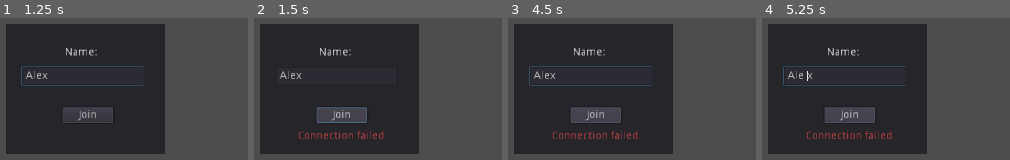
Above: before the commit, frames 1-4 (left to right).
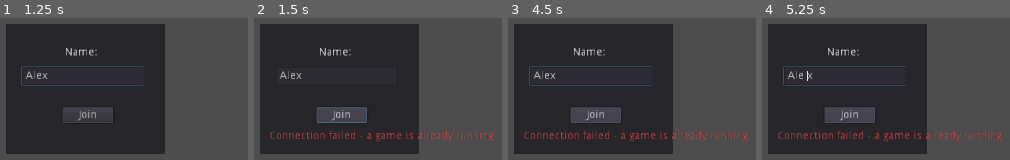
Above: after the commit, the same moments.

Repository: guillaumeVilar/multiplayer-bomber-godot
Game: Godot game, scene res://scenes/lobby.tscn
The game is run twice, just before and just after one commit, with the same random seed, the same clock (stepped at 60 frames per second) and the same inputs.
Inputs (mouse positions are in pixels of both pictures, inside the frame that each line leads up to):
- Up to frame 1 (1.25 s): click (81, 76) at 0.52 s; type "Alex" at 0.6 s
- Up to frame 2 (1.5 s): click "Join" at 1.25 s
- Up to frame 3 (4.5 s): hold Right (move_right) 2.03-2.78 s; hold Down (move_down) 2.78-3.53 s; hold Right (move_right) 3.53-4.28 s; hold Up (move_up) from 4.28 s (still down)
- Up to frame 4 (5.25 s): tap Enter at 5 s; release Up (move_up) at 5.03 s; hold Left (move_left) from 5.03 s (still down); hold Space (set_bomb) from 5.03 s (still down)

Frame 1 is identical in both runs. In frame 2, 2.1% of the frame differs, in the area x 6-98%, y 79-88%; in frame 3, 2.1%; in frame 4, 2.1%.

Commit message:
[MULTI]: Move away from local_player object + disable ability to connect while game is on

Diff:
--- a/scripts/gamestate.gd
+++ b/scripts/gamestate.gd
@@ -6,6 +6,7 @@
 signal connection_failed()
 signal connection_succeeded()
 signal game_ended()
+signal game_ended_on_server()
 signal game_error(what)
 
 # Default game server port. Can be any number between 1024 and 49151.
@@ -18,11 +19,13 @@
 
 var peer = null
 
+var isGameCurrentlyRunning = false
+
 # Name for my player.
 var local_player = {"name": "The Warrior", "ready": false}
 
 # Names for remote players in {id:{name: <name>, ready: <true/false>}} format.
-var players = {}
+remote var players = {}
 var players_ready = []
 
 # Instanciate server and client to null
@@ -30,8 +33,8 @@
 var client = null
 
 # Web socket connection to the backend server - to run in local swap the 2 below lines
-# var url ="ws://localhost:10567"
-var url = "wss://multiplayer-bomberman-server-hwyxubwqlq-ew.a.run.app:443"
+var url ="ws://localhost:10567"
+# var url = "wss://multiplayer-bomberman-server-hwyxubwqlq-ew.a.run.app:443"
 
 func _ready():
 	get_tree().connect("network_peer_connected", self, "_player_connected")
@@ -61,15 +64,28 @@
 
 # Callback from SceneTree.
 func _player_connected(id):
-	emit_signal("player_list_changed")
-
-	# If this node is the server, does not send any extra information to the new peer connected
+	print("Player connected ID: " + str(id))
+
+	# If this node is the server check if the game is currently running - if yes, disconnect the new client
 	if get_tree().get_network_unique_id() == 1:
-		print("This is the server doing nothing here.")
+		# From server, send information if the game has already started and disconnect client
+		if isGameCurrentlyRunning:
+			print("Disconnecting client with id: " + str(id))
+			rpc_id(id, "disconnectClient")
+			return
+
+
+remote func addPlayer(new_player_name):
+	# If the game is not running - the server will send to the rest of the client the information.
+	if not get_tree().is_network_server() || isGameCurrentlyRunning:
 		return
-	print("Player connected ID: " + str(id))
-	# Called on both clients and server when a peer connects. Send local info to the new peer.
-	rpc_id(id, "register_player", local_player["name"])
+	var id = get_tree().get_rpc_sender_id()
+	players[id] = {"name": new_player_name, "ready": false}
+	print("Player with id: " + str(id) + " - adding the name: " + new_player_name)
+	# Sync the players var among all the clients
+	rset("players", players)
+	for p in players:
+		rpc_id(p, "check_current_players")
 
 
 # Callback from SceneTree.
@@ -118,6 +134,7 @@
 
 
 remote func pre_start_game(spawn_points):
+	print("Starting game with player list: " + str(players))
 	# Change scene.
 	var world = load("res://scenes/world.tscn").instance()
 	get_tree().get_root().add_child(world)
@@ -144,7 +161,6 @@
 		world.get_node("Players").add_child(player)
 
 	# Set up score.
-	world.get_node("Score").add_player(get_tree().get_network_unique_id(), local_player["name"])
 	for pn in players:
 		world.get_node("Score").add_player(pn, players[pn]["name"])
 
@@ -156,6 +172,11 @@
 
 
 remote func post_start_game():
+	isGameCurrentlyRunning = true
+	print("isGameCurrentlyRunning value: " + str(isGameCurrentlyRunning))
+	# refusing new connection when the game is already started
+	# if get_tree().is_network_server():
+	get_tree().set_refuse_new_network_connections(true)
 	get_tree().set_pause(false) # Unpause and unleash the game!
 
 
@@ -177,10 +198,10 @@
 	return true
 
 # Run on the server and all peers to update the list of player. The caller is now ready.
-remote func update_player_list_ready_from_lobby(player):
+remote func update_player_list_ready_from_lobby():
 	var id = get_tree().get_rpc_sender_id()
 	print("On remote - function update player with id: " + str(id))
-	players[id] = player
+	players[id]["ready"] = !players[id]["ready"]
 	# Refreshing on remote end with new list of player
 	emit_signal("player_list_changed")
 
@@ -195,9 +216,12 @@
 # Called when the ready button is pressed in the lobby.
 # This will tell all peers that the local player is ready.
 func local_player_is_ready_to_start_from_lobby():
-	local_player["ready"] = !local_player["ready"]
+	# local_player["ready"] = !local_player["ready"]
+	var local_id = get_tree().get_network_unique_id()
+	players[local_id]["ready"] = !players[local_id]["ready"]
+	print("players: " + str(players))
 	# Run update_player_list_ready_from_lobby on all other peers to update info for local player
-	rpc("update_player_list_ready_from_lobby", local_player)
+	rpc("update_player_list_ready_from_lobby")
 	# Refreshing locally list of player
 	emit_signal("player_list_changed")
 
@@ -220,12 +244,12 @@
 	get_tree().set_network_peer(client);
 
 
-func get_player_list():
-	return players.values()
-
-
-func get_local_player():
-	return local_player
+func get_player_dict():
+	return players
+
+
+func get_local_player_id():
+	return get_tree().get_network_unique_id()
 
 
 func begin_game():
@@ -244,6 +268,12 @@
 
 	pre_start_game(spawn_points)
 
+func end_game_on_server():
+	if get_tree().is_network_server():
+		get_tree().set_refuse_new_network_connections(false)
+		rpc("disconnectClient")
+		end_game()
+	emit_signal("game_ended_on_server")
 
 func end_game():
 	if has_node("/root/World"): # Game is in progress.
@@ -252,3 +282,18 @@
 
 	emit_signal("game_ended")
 	players.clear()
+	isGameCurrentlyRunning = false
+	# get_tree().set_refuse_new_network_connections(false)
+
+# Disconnect the client from the server
+remote func disconnectClient():
+	client.disconnect_from_host()
+	# emit_signal("game_error", "Disconnecting from server")
+
+func addLocalPlayerToServer():
+	print("Adding local player to server: " + str(local_player))
+	rpc_id(1, "addPlayer", local_player["name"])
+
+remote func check_current_players():
+	print("Current players: " + str(players))
+	emit_signal("player_list_changed")
--- a/scripts/lobby.gd
+++ b/scripts/lobby.gd
@@ -21,15 +21,16 @@
 	var player_name = $Connect/Name.text
 	gamestate.join_game(player_name)
 
-
 func _on_connection_success():
 	$Connect.hide()
 	$Players.show()
+	print("Connection is a success - add local player to server")
+	gamestate.addLocalPlayerToServer()
 
 
 func _on_connection_failed():
 	$Connect/Join.disabled = false
-	$Connect/ErrorLabel.set_text("Connection failed.")
+	$Connect/ErrorLabel.set_text("Connection failed - a game is already running.")
 
 
 func _on_game_ended():
@@ -43,6 +44,8 @@
 	$ErrorDialog.dialog_text = errtxt
 	$ErrorDialog.popup_centered_minsize()
 	$Connect/Join.disabled = false
+	$Connect.show()
+	$Players.hide()
 
 
 func refresh_lobby():
@@ -50,16 +53,16 @@
 	$Players/List.clear()
 
 	# Display local player on top
-	var local_player = gamestate.get_local_player()
-	var ready_status_string = "Ready" if local_player["ready"] else "Not ready"
-	$Players/List.add_item(local_player["name"] + " - " + ready_status_string + " - (You)")
+	var local_player_id = gamestate.get_local_player_id()
 
 	# Get all player list from gamestate object
-	var players = gamestate.get_player_list()
-	players.sort()
-	for p in players:
-		ready_status_string = "Ready" if p["ready"] else "Not ready"
-		$Players/List.add_item(p["name"] + " - " + ready_status_string)
+	var players = gamestate.get_player_dict()
+	for p_id in players:
+		var status_string = "Ready" if players[p_id]["ready"] else "Not ready"
+		if p_id == local_player_id:
+			status_string = status_string + " - (You)"
+
+		$Players/List.add_item(players[p_id]["name"] + " - " + status_string)
 
 
 func _on_Ready_pressed():
--- a/scripts/player.gd
+++ b/scripts/player.gd
@@ -14,10 +14,10 @@
 var bomb_index = 0
 var current_health = MAX_HEALTH
 
-
 func _ready():
 	stunned = false
 	puppet_pos = position
+	gamestate.connect("game_ended_on_server", self, "_on_game_ended_on_server")
 
 
 func _physics_process(_delta):
@@ -104,3 +104,7 @@
 
 func set_player_name(new_name):
 	get_node("label").set_text(new_name)
+
+# Delete the player object when the game is finished on the server side
+func _on_game_ended_on_server():
+	queue_free()
--- a/scripts/score.gd
+++ b/scripts/score.gd
@@ -16,14 +16,17 @@
 
 		$"../Winner".set_text("THE WINNER IS:\n" + winner_name)
 		$"../Winner".show()
+		gamestate.end_game_on_server()
 
 	var number_of_player_alive_and_name_last_player = get_number_of_player_alive_and_name_last_player()
 	if number_of_player_alive_and_name_last_player["nb_player_alive"] == 1 && player_labels.size() != 1:
 		$"../Winner".set_text("THE WINNER IS:\n" + number_of_player_alive_and_name_last_player["last_alive_player_name"])
 		$"../Winner".show()
+		gamestate.end_game_on_server()
 	if number_of_player_alive_and_name_last_player["nb_player_alive"] == 0:
 		$"../Winner".set_text("THERE IS NO WINNER IN THIS GAME")
 		$"../Winner".show()
+		gamestate.end_game_on_server()
 
 func get_number_of_player_alive_and_name_last_player():
 	var number_of_player_alive = 0
